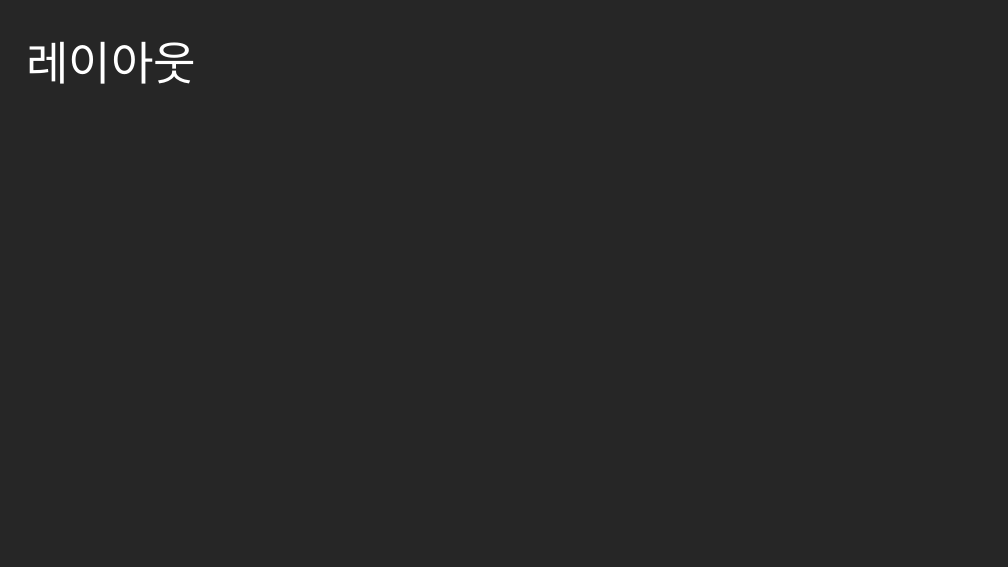
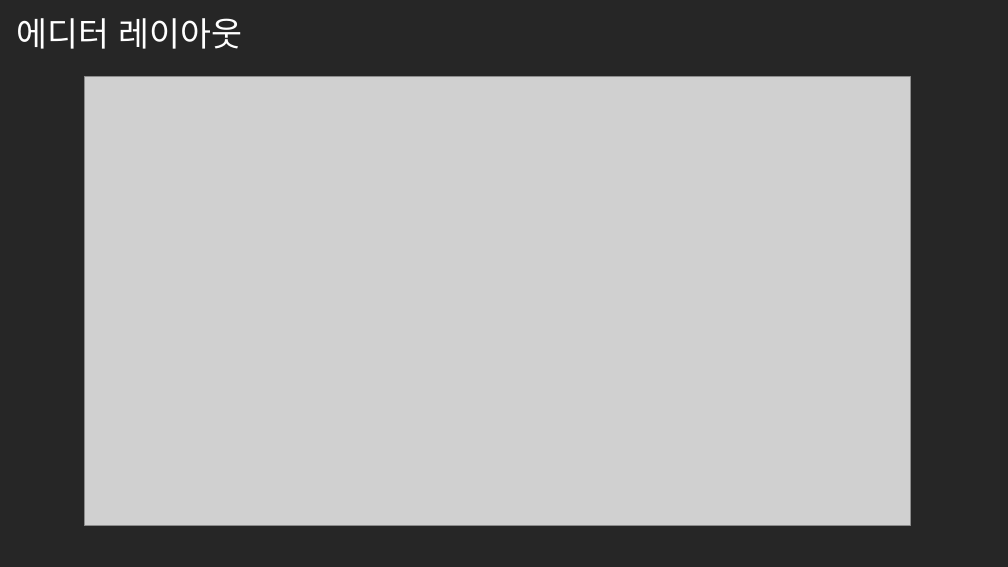
Before and after one commit to SeunghoHam/semicolon_EndlessRunner, a slide deck: slide 5 of 세미콜론 게임부분 강의자료.pptx. Drawn at 1008x567 pixels with LibreOffice and Linux fonts; fonts in the diff are those of the drawing; grey boxes stand for pictures; background and template pictures are left out. Boxes give left, top, right and bottom in pixels: in the first picture for what was removed or moved away, otherwise in the second. Text is boxed around its words. In the diff, an @@ line names an element or a change of style, - is before the commit and + after.

```diff
--- a/세미콜론 게임부분 강의자료.pptx
+++ b/세미콜론 게임부분 강의자료.pptx
@@ title at (16,18,242,49): text changed; size 44 to 32 pt @@
-레이아웃
+에디터 레이아웃
@@ picture added at (85,76,910,526) @@
```
Also in this commit, not shown: 5 other slides changed, 5 slides added, 2 slides removed, 1 other file.
